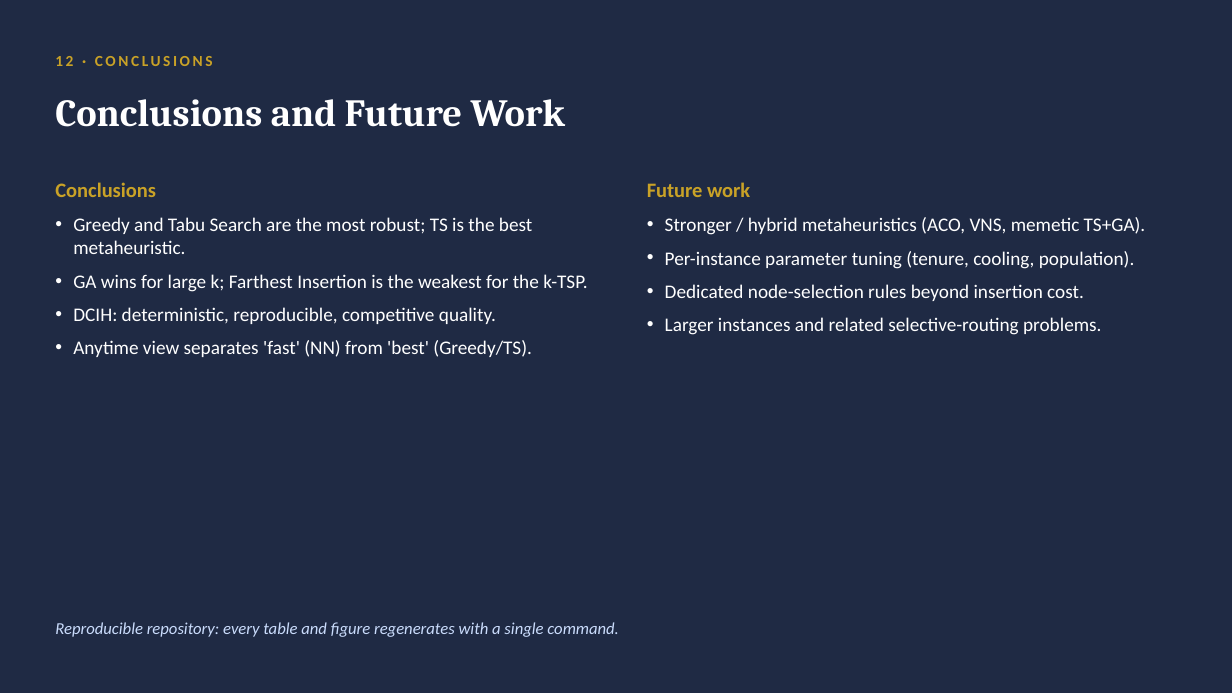
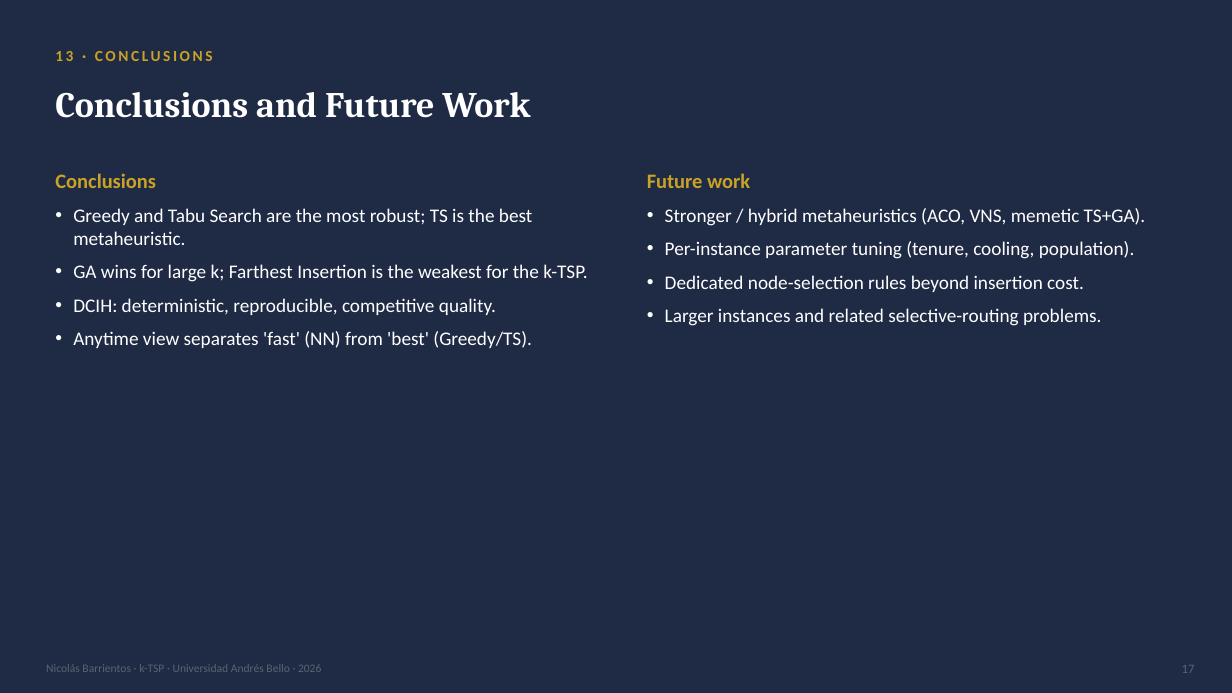
Before and after one commit to Nico8270/KTSP-Proyecto-de-Titulo, a slide deck: slide 17 of presentacion/presentacion_ktsp.pptx (slide 13 before the commit). Drawn at 1232x693 pixels with LibreOffice and Linux fonts; fonts in the diff are those of the drawing. Boxes give left, top, right and bottom in pixels: in the first picture for what was removed or moved away, otherwise in the second. Text is boxed around its words. In the diff, an @@ line names an element or a change of style, - is before the commit and + after.

```diff
--- a/presentacion/presentacion_ktsp.pptx
+++ b/presentacion/presentacion_ktsp.pptx
@@ text at <box>55,51,213,61</box>: text changed @@
-12 · CONCLUSIONS
+13 · CONCLUSIONS
@@ text "Conclusions and Future Work": place and size @@
-text "Conclusions and Future Work" at <box>55,99,565,127</box>
+text "Conclusions and Future Work" at <box>55,92,530,118</box>
@@ text "Conclusions and Future Work" at <box>55,92,530,118</box>: size 30 to 28 pt @@
@@ text "Conclusions": place and size @@
-text "Conclusions" at <box>55,182,156,197</box>
+text "Conclusions" at <box>55,173,156,188</box>
@@ text "Future work": place and size @@
-text "Future work" at <box>647,182,750,197</box>
+text "Future work" at <box>647,173,750,188</box>
@@ text "Greedy and Tabu Search are ...": place and size @@
-text "Greedy and Tabu Search are ..." at <box>73,217,587,357</box>
+text "Greedy and Tabu Search are ..." at <box>73,208,587,348</box>
@@ text "Stronger / hybrid metaheuristics (ACO, ...": place and size @@
-text "Stronger / hybrid metaheuristics (ACO, ..." at <box>665,217,1146,335</box>
+text "Stronger / hybrid metaheuristics (ACO, ..." at <box>665,208,1146,326</box>
@@ text removed at <box>55,622,618,637</box> @@
-Reproducible repository: every table and figure regenerates with a single command.
@@ text added at <box>46,664,321,672</box>, 9 pt, text #5B6472 @@
+Nicolás Barrientos · k-TSP · Universidad Andrés Bello · 2026
@@ text added at <box>1182,665,1195,673</box>, 10 pt, text #5B6472 @@
+17
```
Also in this commit, not shown: 13 other slides changed, 4 slides added, 3 other files.
